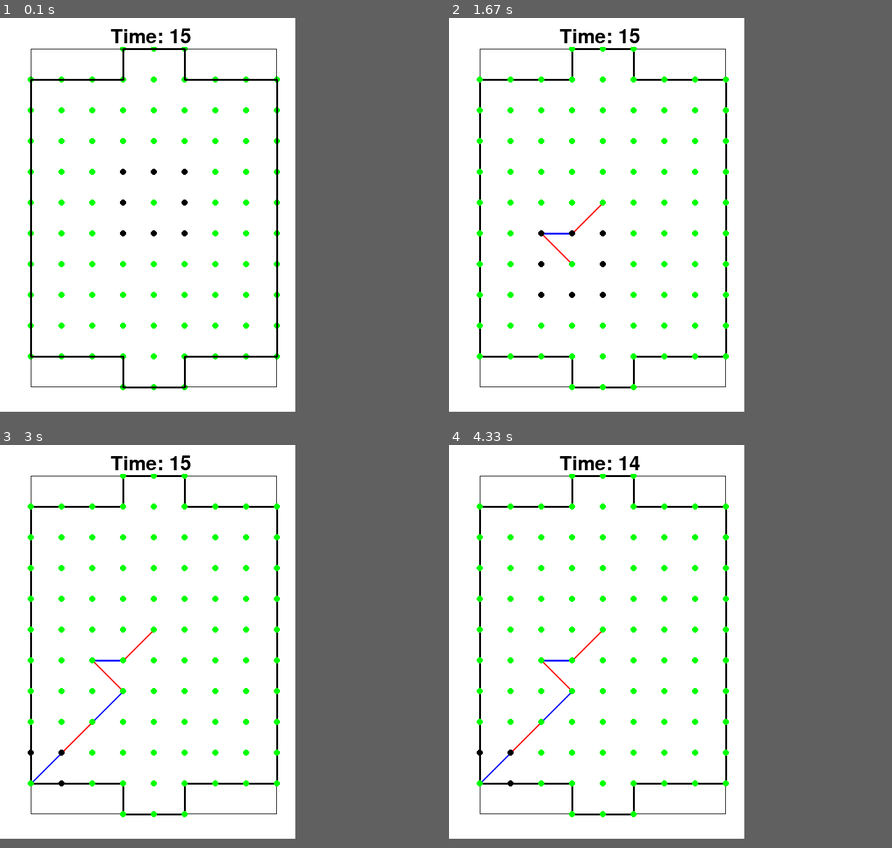
Above: before the commit, frames 1-4 (two rows, left to right).
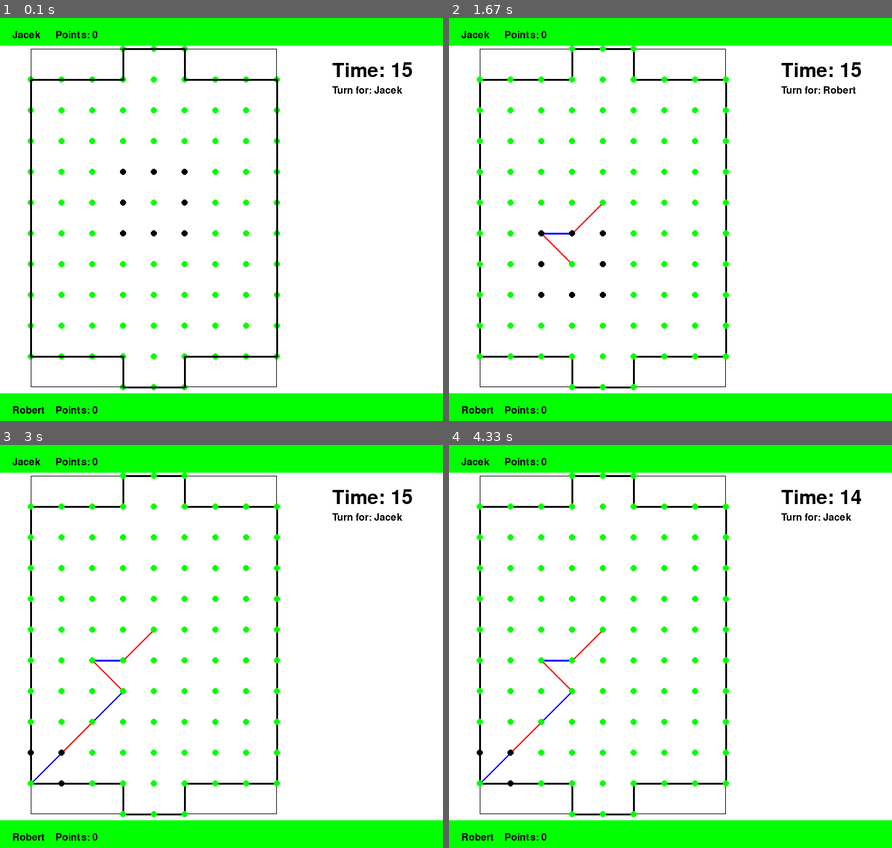
Above: after the commit, the same moments.

Repository: KWeselski/pygame_paper_soccer
Game: pygame game, started from main.py
The game is run twice, just before and just after one commit, with the same random seed, the same clock (stepped at 60 frames per second) and the same inputs.
Inputs (mouse positions are in pixels of both pictures, inside the frame that each line leads up to):
- Up to frame 1 (0.1 s): no input
- Up to frame 2 (1.67 s): click (573, 231) at 0.38 s; tap Enter at 0.67 s; click (542, 231) at 1.05 s; press the mouse at (542, 203) at 1.37 s; move the mouse to (555, 239) at 1.47 s; release the mouse at (568, 271) at 1.6 s
- Up to frame 3 (3 s): click (93, 723) at 1.72 s; click (62, 751) at 2.05 s; click (31, 783) at 2.38 s
- Up to frame 4 (4.33 s): no input
In our replay, the window is 480x640 before the commit and 720x655 after it. These sizes can differ from the game's own. Grey fills any space a smaller window leaves; there, only what the larger window draws over its background counts as a difference.

The runs differ from the first frame. In frame 1, 14% of the frame differs, in the area x 0-100%, y 0-100%; in frame 2, 14%; in frame 3, 14%; in frame 4, 14%.

Commit message:
add labels for players, change goal points

Diff:
--- a/main.py
+++ b/main.py
@@ -8,27 +8,29 @@
     def draw_point(self,cords,color):
         point = pygame.draw.circle(DISPLAYSURF,color,(cords[0],cords[1]),5)
 
-    def __init__(self,cords=(0,0),checked=False,point_pos=pygame.Rect,pointradius=pygame.Rect,goalpoint=False):
+    def __init__(self,cords=(0,0),checked=False,point_pos=pygame.Rect,pointradius=pygame.Rect,p1_goal=False,p2_goal=False):
         self.cords = cords
         self.checked = checked
         self.point_pos = point_pos
         self.point_radius = pointradius
-        self.goalpoint=goalpoint
+        self.p1_goal=p1_goal
+        self.p2_goal=p2_goal
 
     def __repr__(self):
         return(str(self.cords))
 
 class Player():
 
-    def __init__(self,name,color,turn=False):
+    def __init__(self,name,color,points=0,turn=False):
         self.name = name
         self.color = color
         self.turn = turn
+        self.points = points
 
 pygame.init()
 
-WINDOWWIDTH = 480
-WINDOWHEIGHT = 640
+WINDOWWIDTH = 720
+WINDOWHEIGHT = 655
 DISPLAYSURF = pygame.display.set_mode((WINDOWWIDTH,WINDOWHEIGHT))
 pygame.display.set_caption('Paper Soccer')
 
@@ -51,18 +53,17 @@
 global first_move
 frame_count = 0
 
-
 clock = pygame.time.Clock()
 
 frame_rate = 60
 start_ticks = 15
 font = pygame.font.Font('freesansbold.ttf', 32)
+font_player = pygame.font.Font('freesansbold.ttf', 16)
 POINTS_pos = []
 LINES = []
 PLAYERS = []
-
+active_player=None
 DISPLAYSURF.fill(WHITE)
-
 point_for_skip = [(1,1),(1,2),(1,3),(1,7),(1,8),(1,9),
                 (boardheight+1,1),(boardheight+1,2),(boardheight+1,3),
                 (boardheight+1,7),(boardheight+1,8),(boardheight+1,9)]
@@ -103,11 +104,6 @@
             pygame.draw.line(DISPLAYSURF,BLACK,line[0],line[1],3)
             LINES.append(line)
 
-def draw_goal_points(z,i,list_):
-    for point in enumerate(POINTS_pos):
-        if (z,i) in list_:
-            point.goalpoint = True
-
 def draw_points():
     goal_points_idx = [(1,4),(1,5),(1,6),(12,4),(12,5),(12,6)]
     cnt = 0
@@ -125,11 +121,12 @@
             x = (size*i,size*z)
 
             if (z,i) in goal_points_idx:
-                POINTS_pos.append(Points(cords=x,point_pos=point_p,pointradius=point_radius,goalpoint=True))
-
+                if goal_points_idx.index((z,i)) in [0,1,2]:
+                    POINTS_pos.append(Points(cords=x,point_pos=point_p,pointradius=point_radius,p1_goal=True))
+                else:
+                    POINTS_pos.append(Points(cords=x,point_pos=point_p,pointradius=point_radius,p2_goal=True))
             else:
                 POINTS_pos.append(Points(cords=x,point_pos=point_p,pointradius=point_radius))
-
             cnt+=1
         cnt -= 1
     pygame.draw.rect(DISPLAYSURF,BLACK,[size,size,boardwidth*size,boardheight*size],1)
@@ -188,14 +185,14 @@
         print('Tura dla: ', player2.name)
 
 def clear_lines(LINES):
-    for line in LINES:
-        pygame.draw.line(DISPLAYSURF,WHITE,line[0],line[1],4)
+    DISPLAYSURF.fill(WHITE)
 
 def pick_another_point(point_x):
     global frame_count
+    global active_player
     neigh = find_near_points(point_x)
     mouse_cords = (mouse_x,mouse_y)
-    active_player=None
+
     for obj in neigh:
         if obj.point_radius.collidepoint(mouse_cords):
             obj.checked = True
@@ -217,8 +214,12 @@
                         active_player = x
                 pygame.draw.line(DISPLAYSURF,active_player.color,line[0],line[1],3)
 
-                if obj.goalpoint == True:
-                    print('GAME ENDED: PLAYER: ',active_player.name + ' WON!')
+                if obj.p1_goal == True:
+                    print('GAME ENDED: PLAYER: ',player2.name + ' WON!')
+                    clear_lines(LINES)
+                    POINTS_pos.clear()
+                if obj.p2_goal == True:
+                    print('GAME ENDED: PLAYER: ',player1.name + ' WON!')
                     clear_lines(LINES)
                     POINTS_pos.clear()
 
@@ -250,7 +251,14 @@
         player2 = Player('Robert',BLUE)
         PLAYERS.append(player1)
         PLAYERS.append(player2)
+        player1_name = player1.name
+        player2_name = player2.name
+
+        player1_points = "Points: {0}".format(player1.points)
+        player2_points = "Points: {0}".format(player2.points)
+
         player1.turn = True
+        frame_count=0
         LINES = []
         BALL = (250,300) #Startowa pozycja
         draw_points() #Rozrysuj punkty i in radius aby były łatwiejsze do wybierania
@@ -266,18 +274,32 @@
     minutes = total_seconds // 60
     seconds = total_seconds % 60
     output_string = "Time: {0:02}".format(seconds)
-    text = font.render(output_string, True, BLACK,WHITE)
-    DISPLAYSURF.blit(text, [180, 15])
+    for x in PLAYERS:
+        if x.turn == True:
+            active_player_string ="Turn for: {0}".format(x.name)
+
+
+
+    active_player_text = font_player.render(active_player_string, True, BLACK)
+    text = font.render(output_string, True, BLACK)
+    player1_name_text = font_player.render(player1_name,True,BLACK)
+    player2_name_text = font_player.render(player2_name,True,BLACK)
+    player1_points_text = font_player.render(player1_points,True,BLACK)
+    player2_points_text = font_player.render(player2_points,True,BLACK)
+
+    pygame.draw.rect(DISPLAYSURF,WHITE,(460,0,300,640)) #WHITE BOX FOR REFRESH TEXT DRAWING
+    pygame.draw.rect(DISPLAYSURF,GREEN,(0,0,720,45))
+    pygame.draw.rect(DISPLAYSURF,GREEN,(0,610,720,45))
+
+    DISPLAYSURF.blit(text, [540, 70])
+    DISPLAYSURF.blit(active_player_text,[540,110])
+    DISPLAYSURF.blit(player1_name_text, [20, 20])
+    DISPLAYSURF.blit(player1_points_text, [90, 20])
+    DISPLAYSURF.blit(player2_name_text, [20, 630])
+    DISPLAYSURF.blit(player2_points_text, [90, 630])
 
     frame_count += 1
     clock.tick(frame_rate)
-    pygame.display.flip()
-    #if int(seconds) >= 15:
-            #seconds=seconds - 15
-    #actual_second = "{:.0f}".format(seconds)
-    #text = font.render(actual_second,True,BLUE,WHITE)
-    #DISPLAYSURF.blit(text,(60,55))
-
     for event in pygame.event.get():
         if event.type == pygame.QUIT:
             pygame.quit()
@@ -288,5 +310,5 @@
             current_point = pick_another_point(current_point)
 
         elif event.type == KEYDOWN:
-            pass
+            print(mouse_x,mouse_y)
     pygame.display.update()
